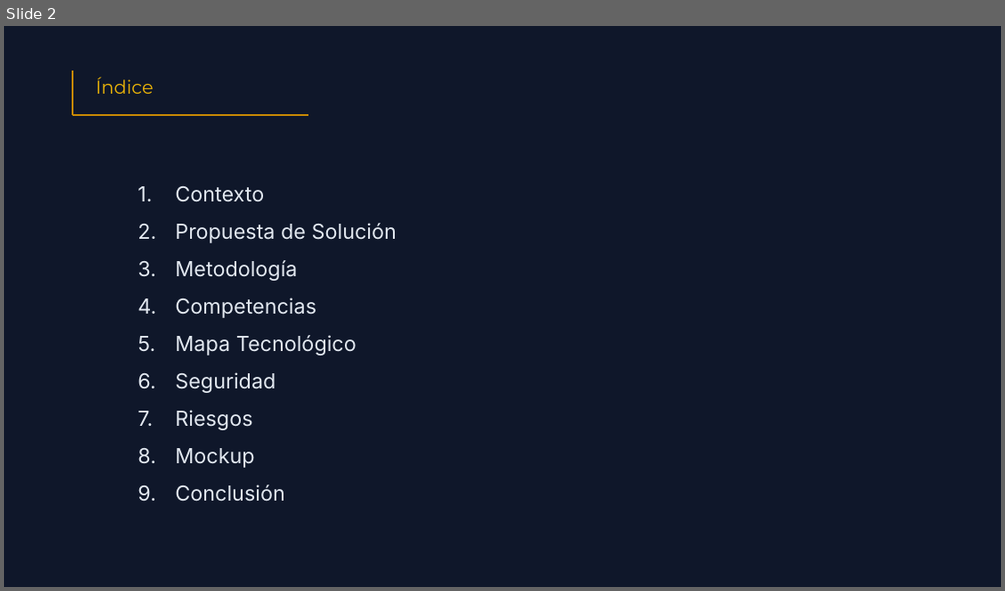
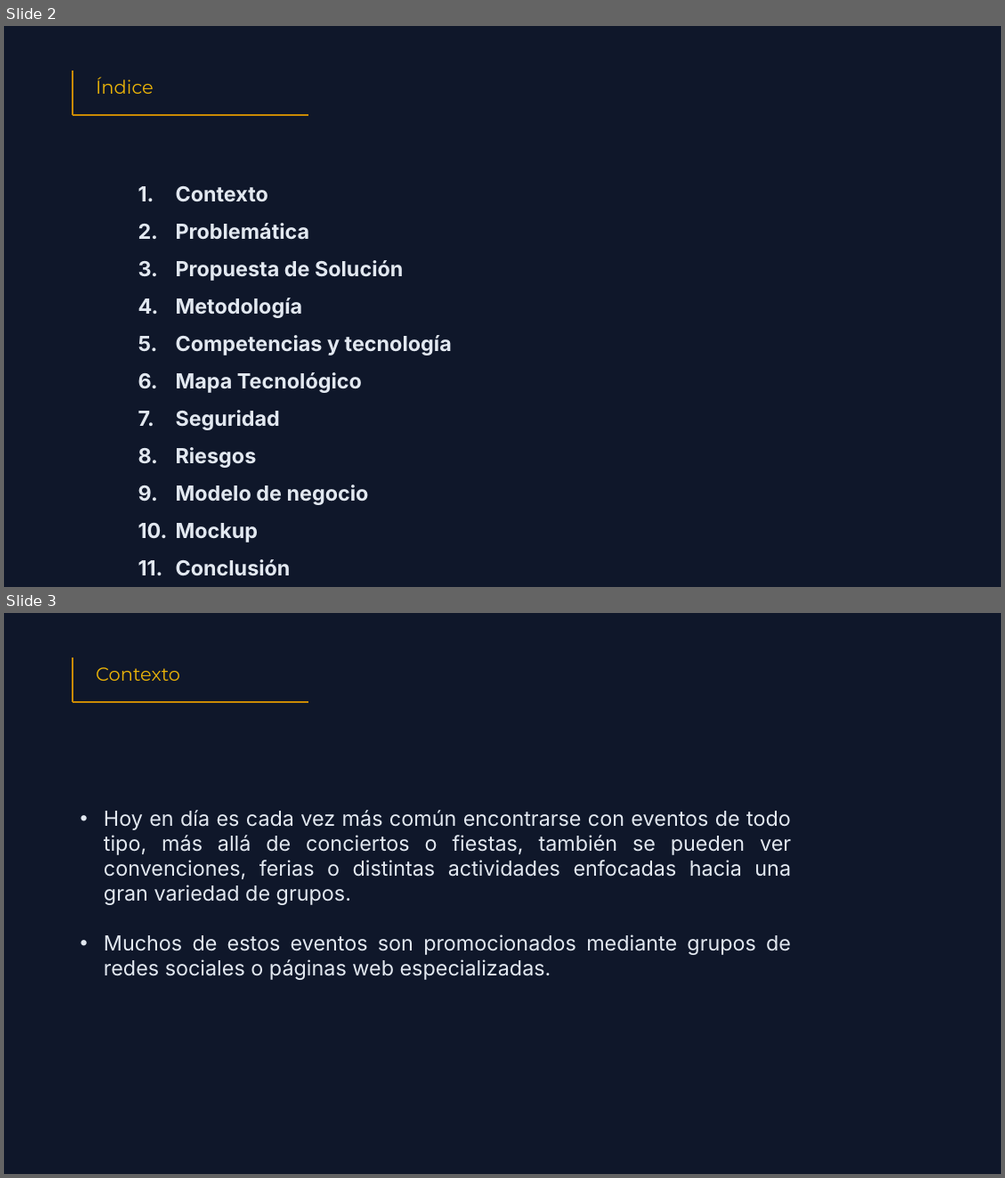
Before and after one commit to Volcos/AntonioVaras, a slide deck: Aldo Alberto Martinez Ordenes/PTY4614_Capstone_004D/Equipo/Fase 1/Evidencias Grupales/Presentación EventApp.pptx. Shown one above the other, each under a label of ours: slide 2 before the commit, slides 2 and 3 after it. The pictures are 1005x591 and 1005x1178 pixels, drawn with LibreOffice and Linux fonts; fonts in the diff are those of the drawing. Boxes give left, top, right and bottom in pixels: in the first picture for what was removed or moved away, otherwise in the second. Text is boxed around its words. In the diff, an @@ line names an element or a change of style, - is before the commit and + after.

```diff
--- a/Aldo Alberto Martinez Ordenes/PTY4614_Capstone_004D/Equipo/Fase 1/Evidencias Grupales/Presentación EventApp.pptx
+++ b/Aldo Alberto Martinez Ordenes/PTY4614_Capstone_004D/Equipo/Fase 1/Evidencias Grupales/Presentación EventApp.pptx
@@ slide 3 added at <box>4,613,1001,1174</box>, background #0F172A @@
@@ line added from (73, 657) to (73, 702), #CA8A04 1.5 pt @@
@@ text added at <box>96,667,180,681</box>, 18 pt, text #EAB308 @@
+Contexto
@@ line added from (73, 702) to (308, 702), #CA8A04 1.5 pt @@
@@ text added at <box>104,810,791,980</box>, 20 pt, text #E2E8F0 @@
+• Hoy en día es cada vez más común encontrarse con eventos de todo tipo, más allá de conciertos o fiestas, también se pueden ver convenciones, ferias o distintas actividades enfocadas hacia una gran variedad de grupos.
+• Muchos de estos eventos son promocionados mediante grupos de redes sociales o páginas web especializadas.
@@ slide 2 changed as well @@
@@ text at <box>176,186,403,576</box>: bold on in "Contexto", "Propuesta de Solución", "Metodología", "Mapa Tecnológico" and 4 more places @@
@@ text at <box>176,223,310,240</box>: paragraph added @@
+2. Problemática
@@ text at <box>176,335,452,355</box>: text changed; bold on @@
-4. Competencias
+5. Competencias y tecnología
@@ text at <box>176,484,369,505</box>: paragraph added @@
+9. Modelo de negocio
```
Also in this commit, not shown: 6 other slides changed, 1 other slide added.
